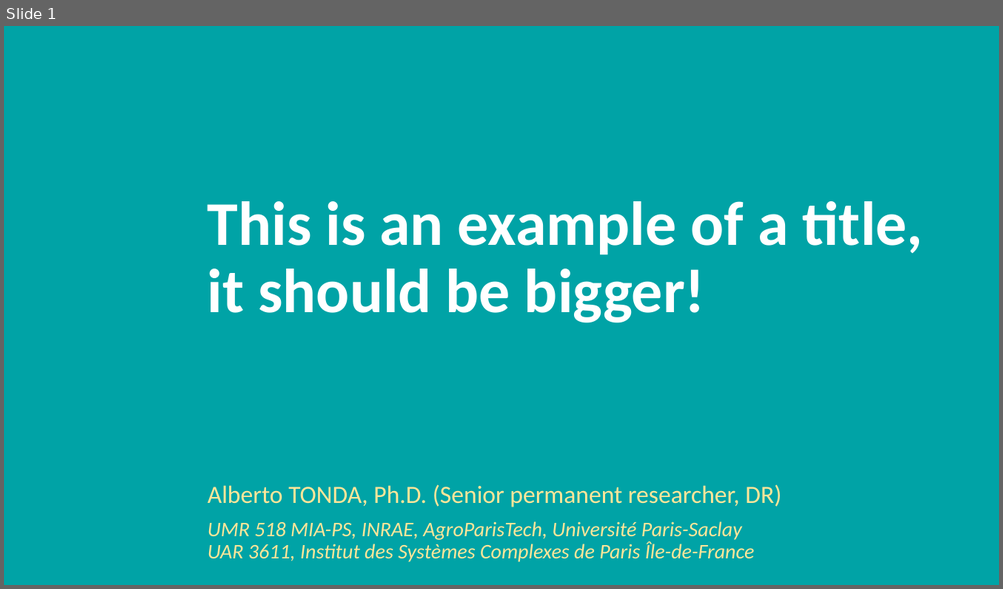
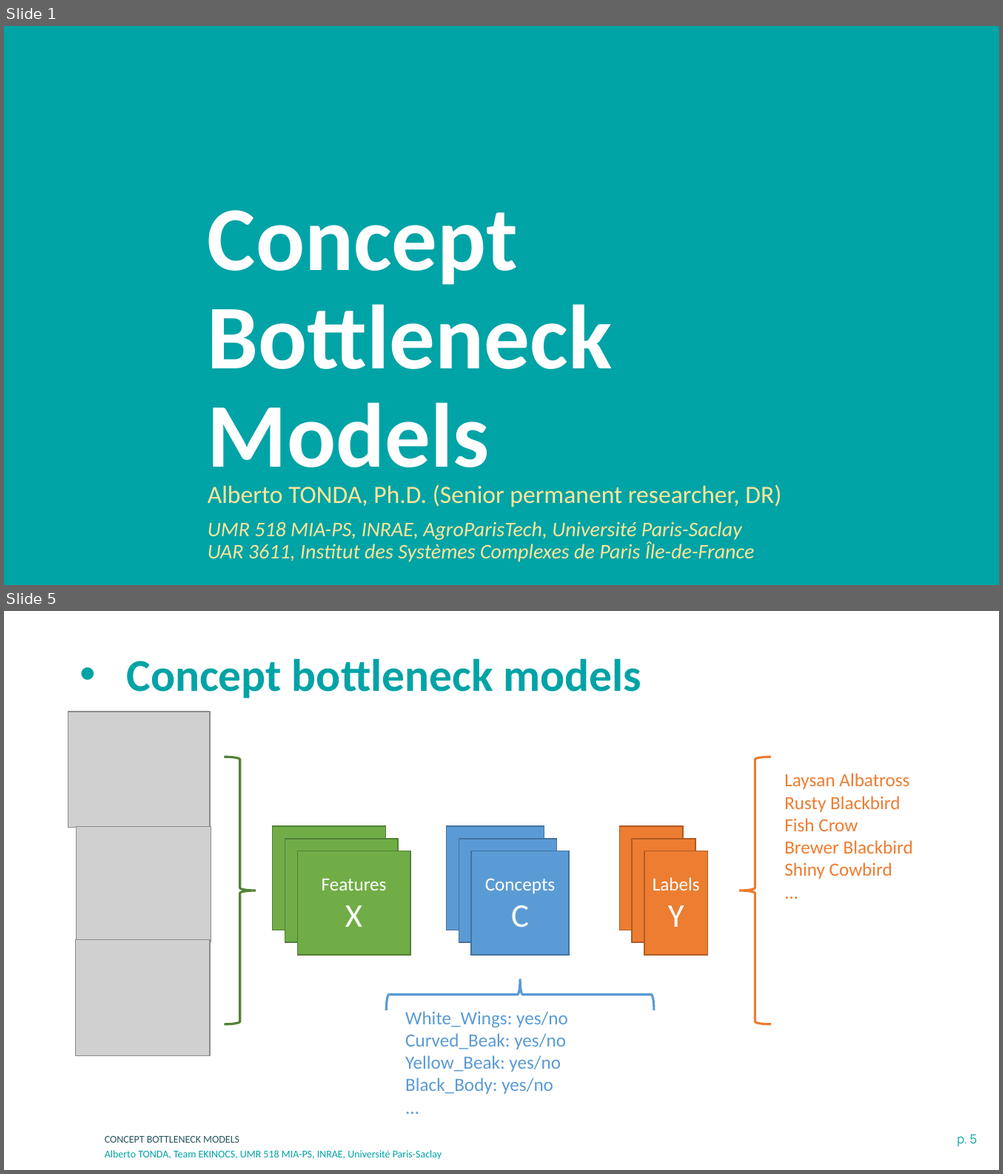
Before and after one commit to albertotonda/teaching, a slide deck: deep-learning-in-practice-with-pytorch/X-concept-bottlenecks.pptx. Shown one above the other, each under a label of ours: slide 1 before the commit, slides 1 and 5 after it; the slides between them are not shown. The pictures are 1003x589 and 1003x1174 pixels, drawn with LibreOffice and Linux fonts; fonts in the diff are those of the drawing; grey boxes stand for pictures; background and template pictures are left out. Boxes give left, top, right and bottom in pixels: in the first picture for what was removed or moved away, otherwise in the second. Text is boxed around its words. In the diff, an @@ line names an element or a change of style, - is before the commit and + after.

```diff
--- a/deep-learning-in-practice-with-pytorch/X-concept-bottlenecks.pptx
+++ b/deep-learning-in-practice-with-pytorch/X-concept-bottlenecks.pptx
@@ slide 5 added at (x1=4, y1=611, x2=999, y2=1170), background #FFFFFF @@
@@ title added at (x1=126, y1=658, x2=642, y2=698), 44 pt, text #00A3A6, bold @@
+• Concept bottleneck models
@@ picture added at (x1=68, y1=712, x2=210, y2=827) @@
@@ right brace added at (x1=224, y1=758, x2=256, y2=1025), outline #548235 2.25 pt @@
@@ right brace added at (x1=739, y1=758, x2=770, y2=1025), outline #ED7D31 2.25 pt @@
@@ text added at (x1=784, y1=773, x2=913, y2=879), 18 pt, text #ED7D31 @@
+Laysan Albatross
+Rusty Blackbird
+Fish Crow
+Brewer Blackbird
+Shiny Cowbird
+...
@@ picture added at (x1=77, y1=826, x2=210, y2=943) @@
@@ group added at (x1=273, y1=826, x2=708, y2=955): 9 rectangles @@
+Features
+X
+Concepts C
+Labels
+Y
@@ picture added at (x1=76, y1=940, x2=210, y2=1056) @@
@@ right brace added at (x1=386, y1=980, x2=654, y2=1011), outline #5B9BD5 2.25 pt @@
@@ text added at (x1=405, y1=1011, x2=568, y2=1094), 18 pt, text #5B9BD5 @@
+White_Wings: yes/no
+Curved_Beak: yes/no
+Yellow_Beak: yes/no
+Black_Body: yes/no
+...
@@ text added at (x1=105, y1=1136, x2=239, y2=1143), 10 pt, text #275662 @@
+CONCEPT BOTTLENECK MODELS
@@ page number added at (x1=956, y1=1135, x2=977, y2=1147), 12 pt, text #00A3A6 @@
+p. 5
@@ text added at (x1=105, y1=1150, x2=441, y2=1160), 10 pt, text #00A3A6 @@
+Alberto TONDA, Team EKINOCS, UMR 518 MIA-PS, INRAE, Université Paris-Saclay
@@ slide 1 changed as well @@
@@ title at (x1=208, y1=210, x2=612, y2=488): text changed; size 60 to 88 pt @@
-This is an example of a title, it should be bigger!
+Concept Bottleneck
+Models
```
Also in this commit, not shown: 53 other slides added, 1 slide removed, 17 other files.
